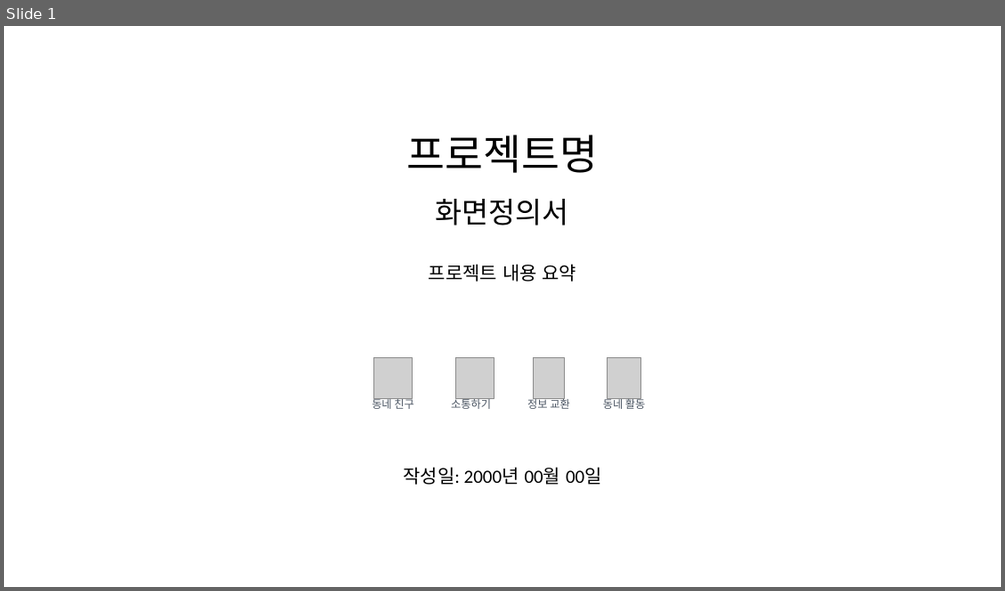
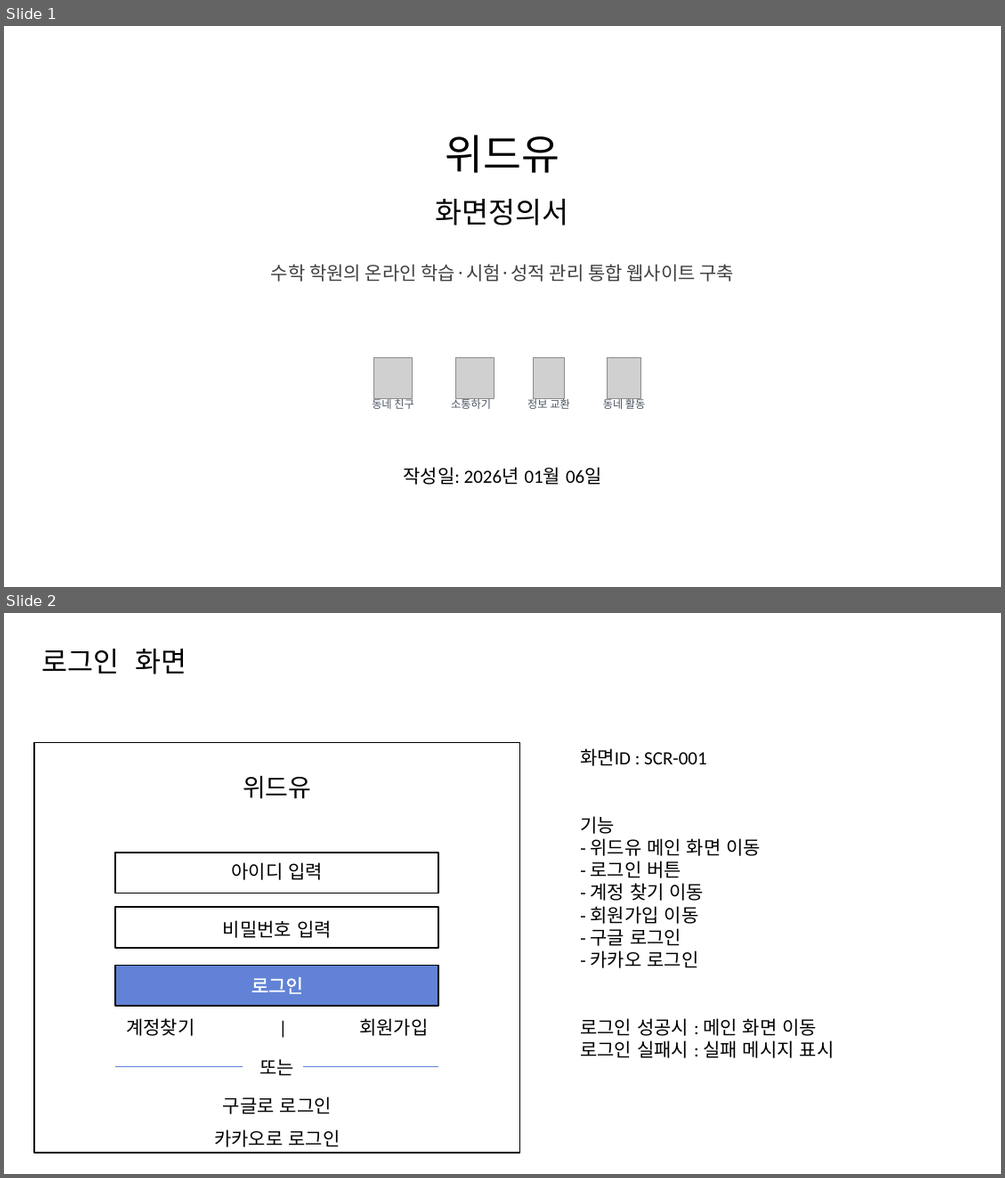
Before and after one commit to wjdgkr3386/withyou, a slide deck: docs/4_화면정의서/화면정의서.pptx. Shown one above the other, each under a label of ours: slide 1 before the commit, slides 1 and 2 after it. The pictures are 1005x591 and 1005x1178 pixels, drawn with LibreOffice and Linux fonts; fonts in the diff are those of the drawing; grey boxes stand for pictures. Boxes give left, top, right and bottom in pixels: in the first picture for what was removed or moved away, otherwise in the second. Text is boxed around its words. In the diff, an @@ line names an element or a change of style, - is before the commit and + after.

Commit message:
화면정의서 중간커밋

```diff
--- a/docs/4_화면정의서/화면정의서.pptx
+++ b/docs/4_화면정의서/화면정의서.pptx
@@ slide 2 added at box(4, 613, 1001, 1174), background #FFFFFF @@
@@ text added at box(41, 649, 186, 674), 27 pt, text #000000 @@
+로그인 화면
@@ rectangle added at box(34, 742, 520, 1153), fill #FFFFFF, outline #000000 1.5 pt @@
@@ text added at box(580, 748, 834, 1058), 18 pt, text #000000 @@
+화면ID : SCR-001
+기능
+- 위드유 메인 화면 이동
+- 로그인 버튼
+- 계정 찾기 이동
+- 회원가입 이동
+- 구글 로그인
+- 카카오 로그인
+로그인 성공시 : 메인 화면 이동
+로그인 실패시 : 실패 메시지 표시
@@ text added at box(243, 776, 311, 799), 24 pt, text #000000 @@
+위드유
@@ rectangle added at box(115, 852, 438, 892), fill #FFFFFF, outline #000000 1.5 pt @@
@@ text added at box(232, 862, 323, 880), 18 pt, text #000000 @@
+아이디 입력
@@ rectangle added at box(115, 907, 438, 948), fill #FFFFFF, outline #000000 1.5 pt @@
@@ text added at box(223, 920, 332, 938), 18 pt, text #000000 @@
+비밀번호 입력
@@ rectangle added at box(115, 965, 438, 1005), fill #6182D6, outline #000000 1.5 pt @@
@@ text added at box(251, 977, 303, 994), 18 pt, text #FFFFFF @@
+로그인
@@ text added at box(126, 1018, 428, 1036), 18 pt, text #000000 @@
+계정찾기 | 회원가입
@@ text added at box(260, 1059, 295, 1076), 18 pt, text #000000 @@
+또는
@@ line added from (115, 1067) to (243, 1067), #5E81D9 1 pt @@
@@ line added from (303, 1067) to (438, 1067), #5E81D9 1 pt @@
@@ text added at box(223, 1096, 332, 1114), 18 pt, text #000000 @@
+구글로 로그인
@@ text added at box(214, 1129, 340, 1147), 18 pt, text #000000 @@
+카카오로 로그인
@@ slide 1 changed as well @@
@@ text at box(445, 135, 560, 173): text changed @@
-프로젝트명
+위드유
@@ text at box(271, 264, 734, 281): text changed; font Calibri to Noto Sans CJK KR; text colour #000000 to #404040 @@
-프로젝트 내용 요약
+수학 학원의 온라인 학습·시험·성적 관리 통합 웹사이트 구축
@@ text at box(403, 467, 602, 484): text changed @@
-작성일: 2000년 00월 00일
+작성일: 2026년 01월 06일
```
Also in this commit, not shown: 7 other slides added, 1 slide removed.
